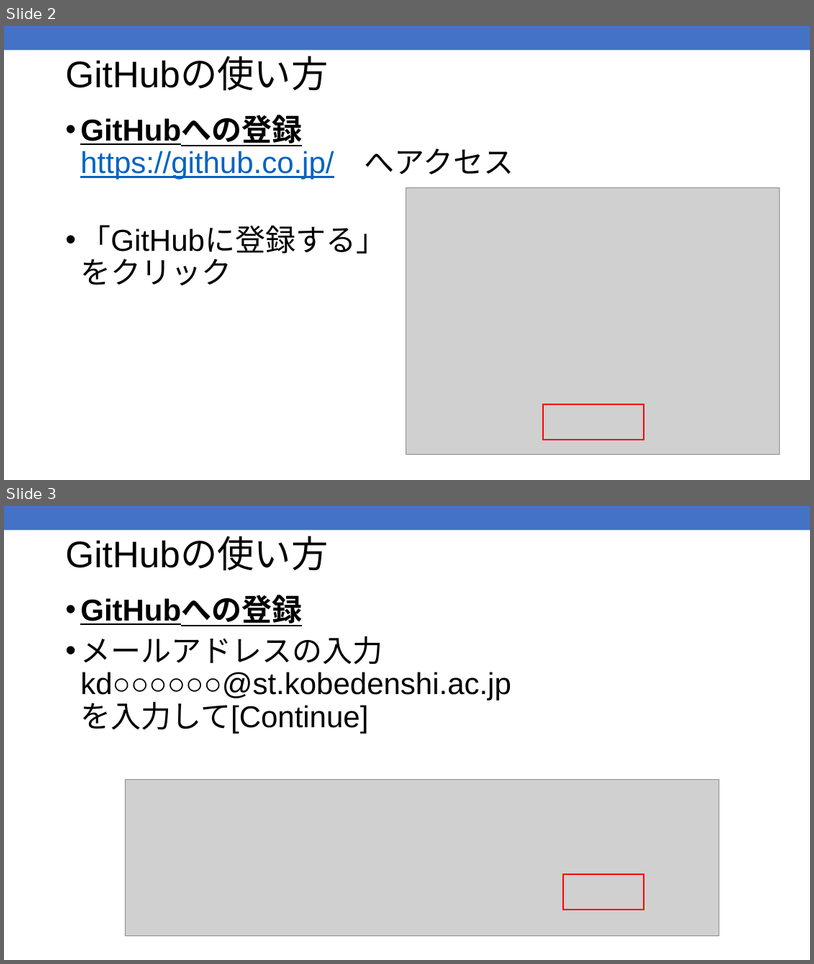
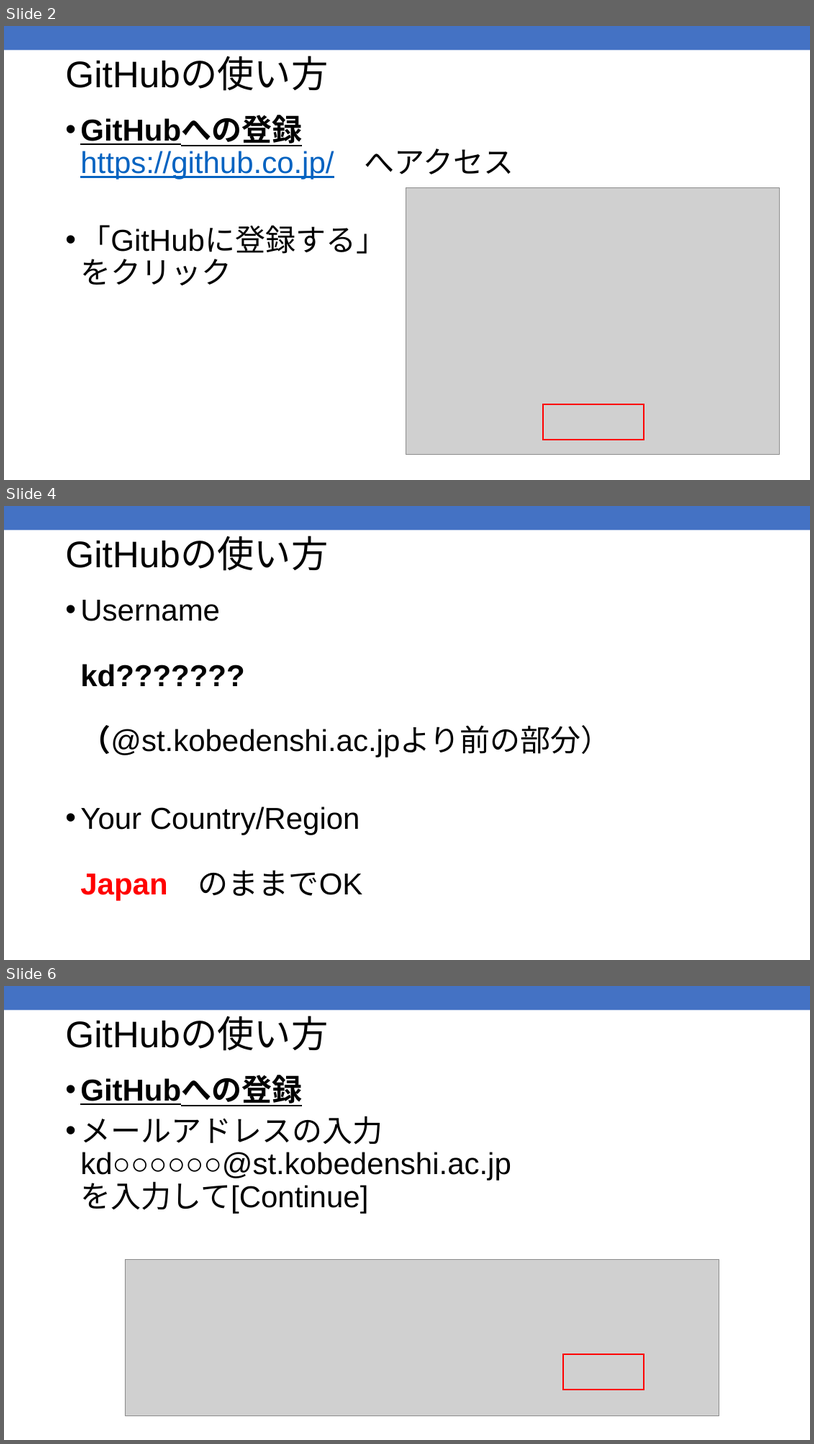
Before and after one commit to kic-murata/cpp2025, a slide deck: 授業資料/GitHub.pptx. Shown one above the other, each under a label of ours: slides 2 and 3 before the commit, slides 2, 4 and 6 after it; the slides between them are not shown. The pictures are 814x964 and 814x1444 pixels, drawn with LibreOffice and Linux fonts; fonts in the diff are those of the drawing; grey boxes stand for pictures. Boxes give left, top, right and bottom in pixels: in the first picture for what was removed or moved away, otherwise in the second. Text is boxed around its words. In the diff, an @@ line names an element or a change of style, - is before the commit and + after.

```diff
--- a/授業資料/GitHub.pptx
+++ b/授業資料/GitHub.pptx
@@ slide 4 added at [4, 506, 810, 960], background #FFFFFF; not listed: 1 template element that a slide beside it also shows @@
@@ title added at [65, 538, 328, 571], 44 pt, text #000000 @@
+GitHubの使い方
@@ text added at [80, 600, 611, 900], 36 pt, text #000000 @@
+• Username
+  kd???????
+  （@st.kobedenshi.ac.jpより前の部分）
+• Your Country/Region
+  Japan のままでOK
@@ what was slide 3 is now slide 6 @@
```
Also in this commit, not shown: 2 other slides added.
